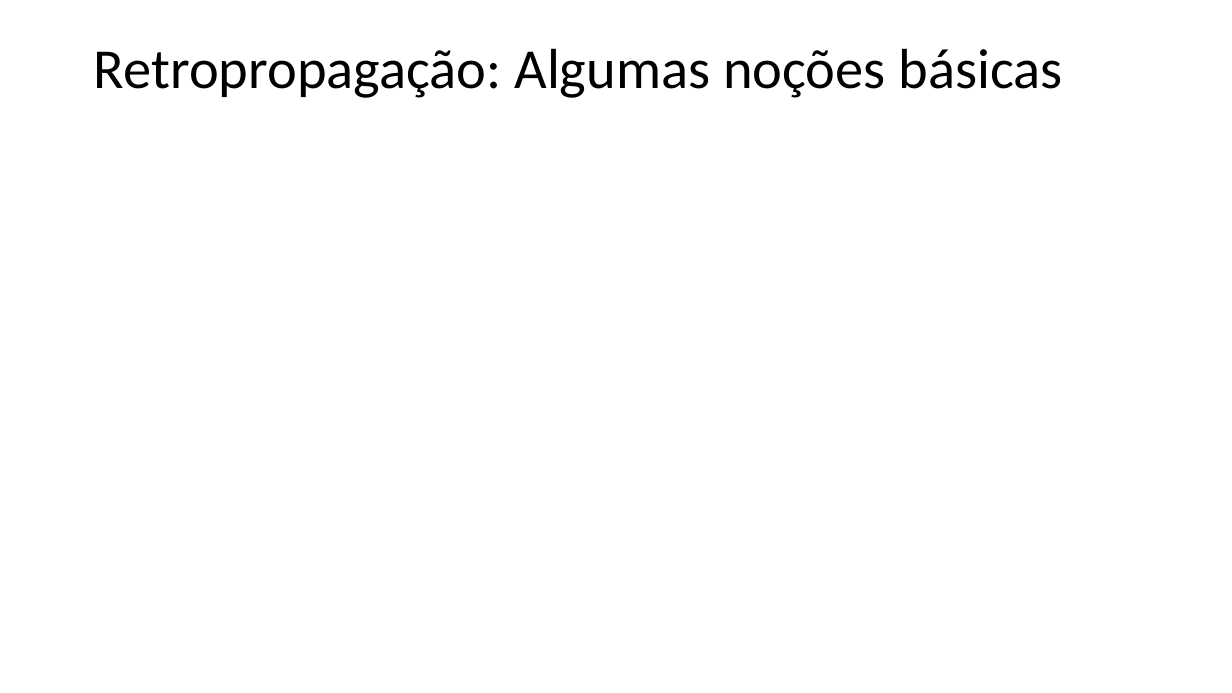
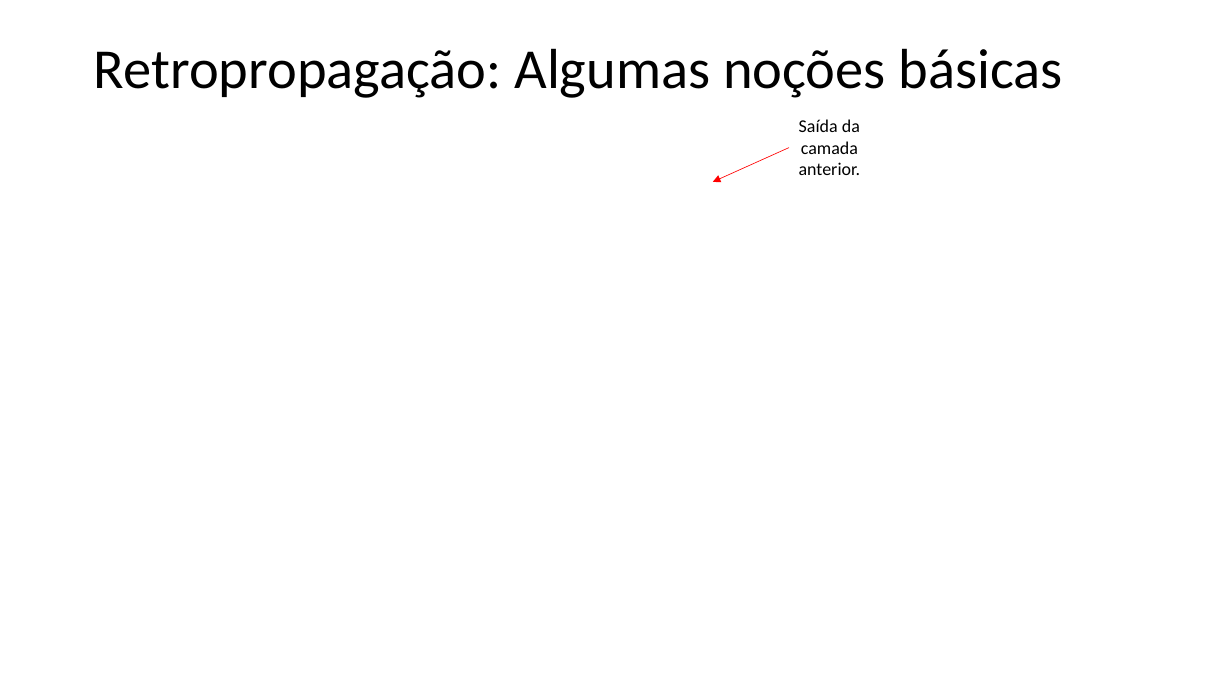
Before and after one commit to zz4fap/t320_aprendizado_de_maquina, a slide deck: slide 19 of slides/T320_Redes_Neurais_Artificiais (Parte III).pptx (slide 16 before the commit). Drawn at 1232x693 pixels with LibreOffice and Linux fonts; fonts in the diff are those of the drawing; grey boxes stand for pictures. Boxes give left, top, right and bottom in pixels: in the first picture for what was removed or moved away, otherwise in the second. Text is boxed around its words. In the diff, an @@ line names an element or a change of style, - is before the commit and + after.

```diff
--- a/slides/T320_Redes_Neurais_Artificiais (Parte III).pptx
+++ b/slides/T320_Redes_Neurais_Artificiais (Parte III).pptx
@@ text added at (799,119,861,175), 14 pt, text #000000 @@
+Saída da camada anterior.
@@ arrow added from (789, 148) to (713, 182), #FF0000 0.5 pt @@
```
Also in this commit, not shown: 8 other slides changed, 8 slides added, 1 slide removed.
